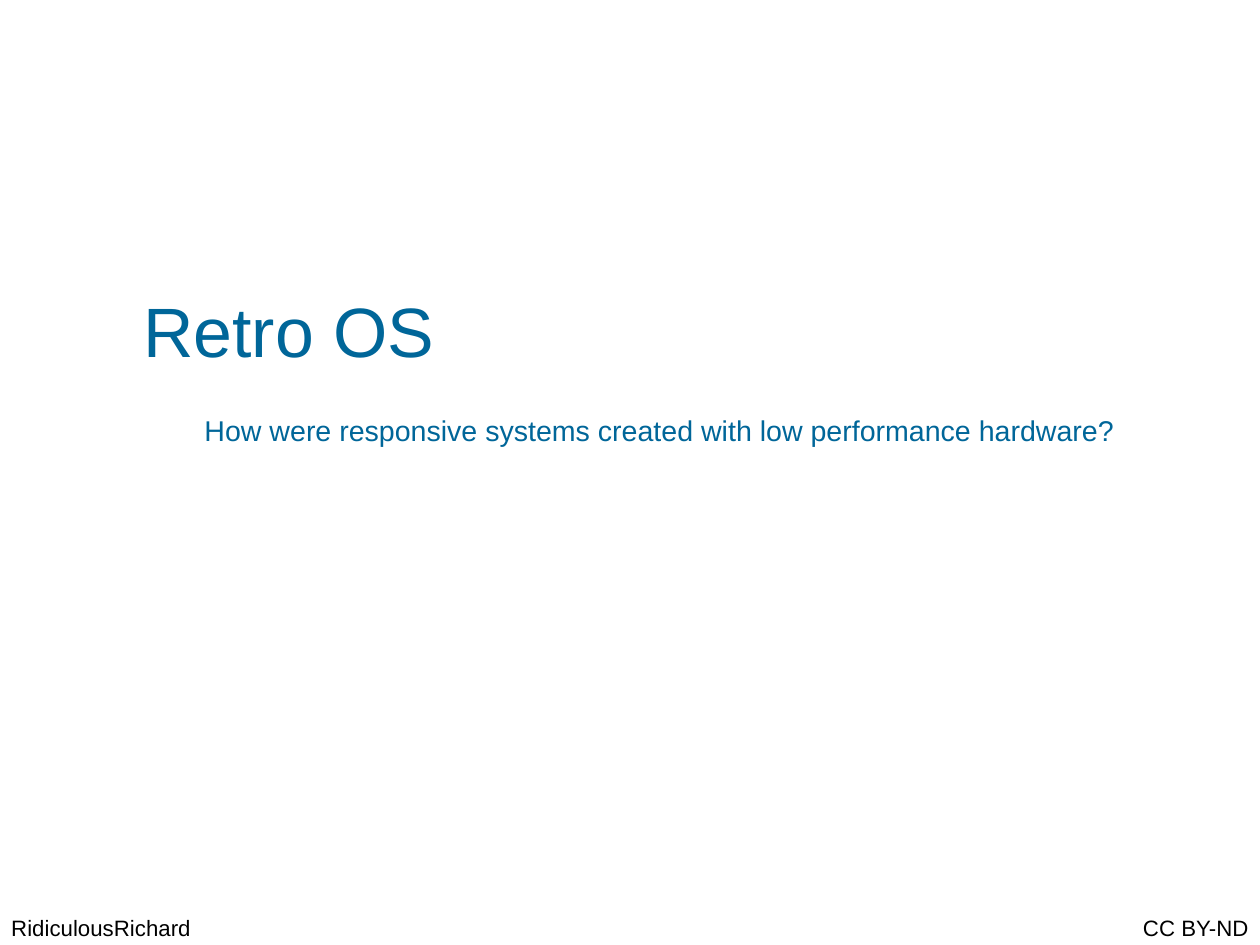
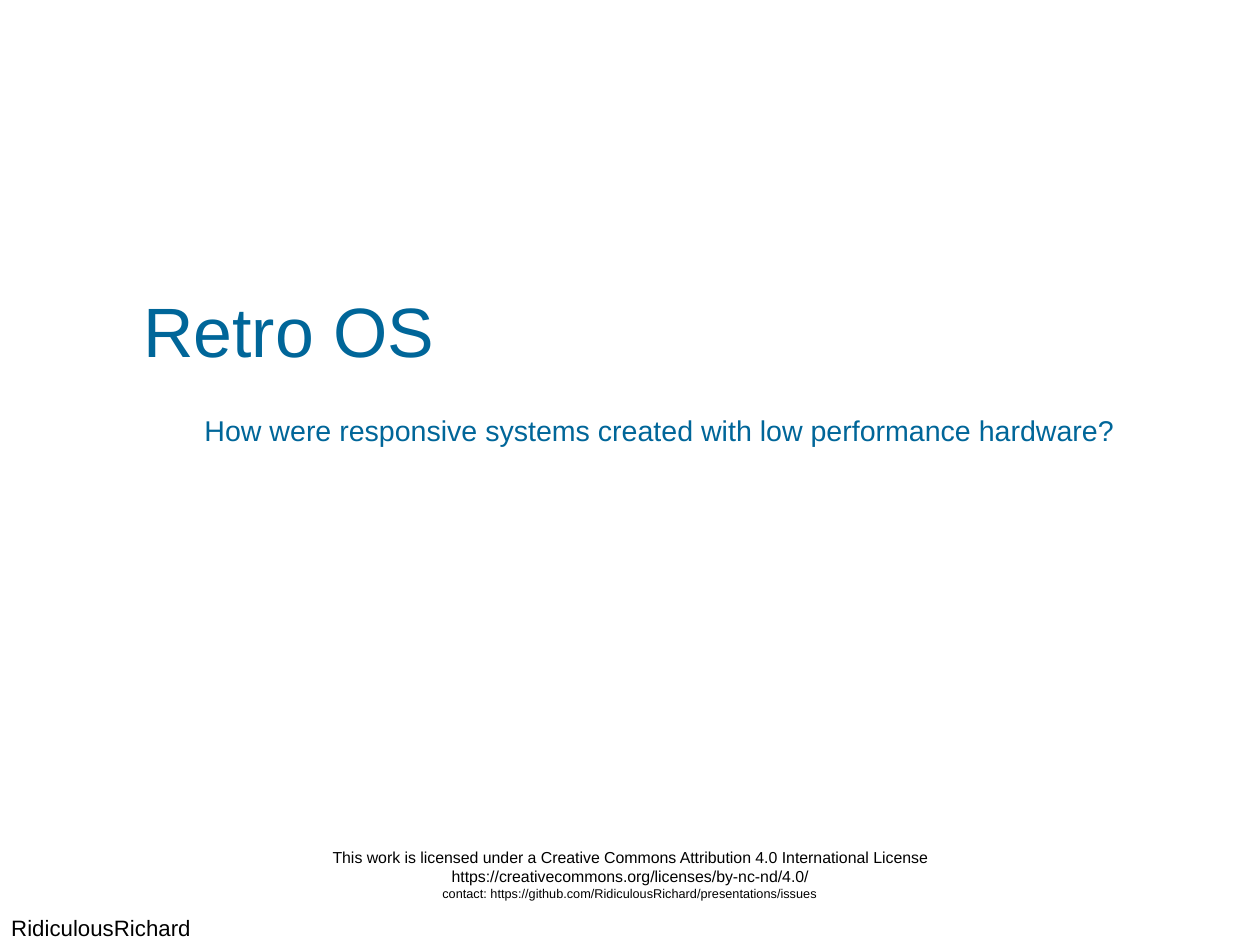
Before and after one commit to RidiculousRichard/presentations, a slide deck: slide 1 of Retro OS.odp. Drawn at 1260x945 pixels with LibreOffice and Linux fonts; fonts in the diff are those of the drawing; background and template pictures are left out. Boxes give left, top, right and bottom in pixels: in the first picture for what was removed or moved away, otherwise in the second. Text is boxed around its words. In the diff, an @@ line names an element or a change of style, - is before the commit and + after.

Commit message:
License text update

```diff
--- a/Retro OS.odp
+++ b/Retro OS.odp
@@ text added at [333, 851, 928, 901], 10 pt, text #000000 @@
+This work is licensed under a Creative Commons Attribution 4.0 International License
+https://creativecommons.org/licenses/by-nc-nd/4.0/
+contact: https://github.com/RidiculousRichard/presentations/issues
@@ text removed at [1143, 920, 1248, 937] @@
-CC BY-ND
```
Also in this commit, not shown: 13 other slides changed, 5 other files.
